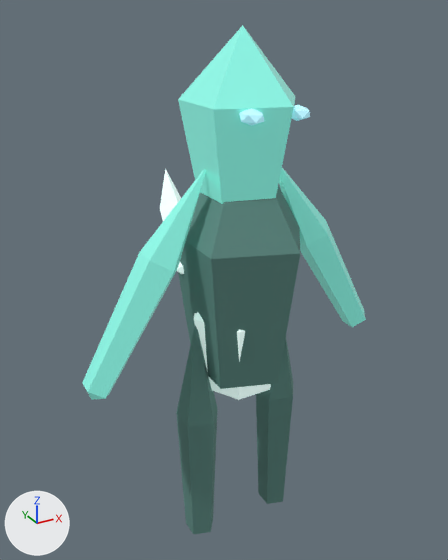
One commit to the glTF model assets/models/glb/deep-fracture-creature-Shardling-spirit.glb: the scene before it, then after it.
Both versions are drawn from a camera (50 mm lens) standing at (-1.052, -1.792, 2.0) and looking at (0.015, 0.147, 1.03). Lighting does not change. The marker at lower left points along +X, +Y and +Z. The first picture is the older version.

Before the edit, the objects in view are built like this:
```python
ob_arm_l = bpy.data.objects.new('arm-l', me_arm_l)
ob_arm_l.location = (-0.364, 0.0, 1.149)
ob_arm_r = bpy.data.objects.new('arm-r', me_arm_r)
ob_arm_r.location = (0.368, 0.0, 1.149)
ob_back_spine_left = bpy.data.objects.new('back-spine-left', me_back_spine_left)
ob_back_spine_left.location = (-0.134, 0.277, 1.252)
ob_head = bpy.data.objects.new('head', me_head)
ob_head.location = (0.02, 0.0, 1.672)
ob_locomotion_core = bpy.data.objects.new('locomotion-core', me_locomotion_core)
ob_locomotion_core.location = (0.0, 0.0, 0.923)
ob_runner_l = bpy.data.objects.new('runner-l', me_runner_l)
ob_runner_l.location = (-0.172, 0.0, 0.467)
ob_runner_r = bpy.data.objects.new('runner-r', me_runner_r)
ob_runner_r.location = (0.188, 0.0, 0.467)
ob_torso = bpy.data.objects.new('torso', me_torso)
ob_torso.location = (0.028, 0.0, 1.174)
```
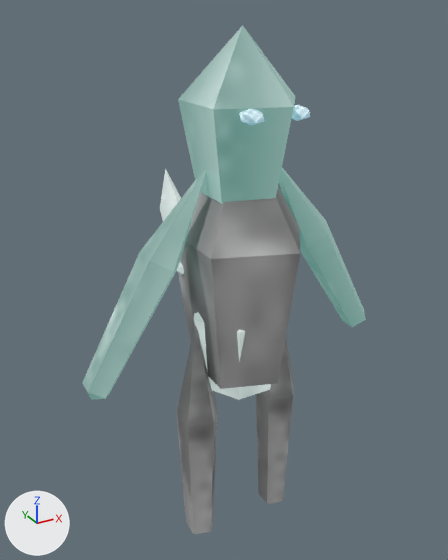
Changed parts and their boxes [x1, y1, x2, y2] in the pictures (448 x 560 px):
'torso', recoloured (cyan to grey): [178, 186, 300, 389] in both
'head', recoloured: [178, 25, 295, 204] in both
'arm-l', recoloured: [82, 168, 206, 400] in both
'runner-l', recoloured (cyan to grey): [176, 326, 217, 534] in both
'arm-r', recoloured: [279, 168, 366, 327] in both
'runner-r', recoloured (cyan to grey): [256, 338, 293, 504] in both
'back-spine-left', recoloured (pale green to white): [160, 169, 184, 274] in both

What changed in the scene script:
```text
Change me_torso:
    where me_torso.from_pydata(...)  # 12 vertices, 20 faces; spans x -0.226..0.226, y -0.251..0.251, z -0.484..0.484
    remove me_torso.materials.append(mat_export_source_001)  # cyan #5f8d85
    add me_torso.materials.append(mat_export_source_001_carapace)  # picture img_47c10eca8ccae7da
Change me_head:
    where me_head.from_pydata(...)  # 12 vertices, 20 faces; spans x -0.19..0.19, y -0.2..0.2, z -0.277..0.277
    remove me_head.materials.append(mat_export_source_002)  # cyan #8bf6e5, glowing cyan #447d74
    add me_head.materials.append(mat_export_source_002_carapace)  # picture img_47c10eca8ccae7da, glowing cyan #447d74
Change me_arm_l:
    where me_arm_l.from_pydata(...)  # 12 vertices, 20 faces; spans x -0.24..0.24, y -0.071..0.071, z -0.384..0.384
    remove me_arm_l.materials.append(mat_export_source_002)  # cyan #8bf6e5, glowing cyan #447d74
    add me_arm_l.materials.append(mat_export_source_002_carapace)  # picture img_47c10eca8ccae7da, glowing cyan #447d74
Change me_arm_r:
    where me_arm_r.from_pydata(...)  # 12 vertices, 20 faces; spans x -0.244..0.244, y -0.071..0.071, z -0.384..0.384
    remove me_arm_r.materials.append(mat_export_source_002)  # cyan #8bf6e5, glowing cyan #447d74
    add me_arm_r.materials.append(mat_export_source_002_carapace)  # picture img_47c10eca8ccae7da, glowing cyan #447d74
Change me_runner_l:
    where me_runner_l.from_pydata(...)  # 12 vertices, 20 faces; spans x -0.077..0.077, y -0.081..0.081, z -0.507..0.507
    remove me_runner_l.materials.append(mat_export_source_001)  # cyan #5f8d85
    add me_runner_l.materials.append(mat_export_source_001_carapace)  # picture img_47c10eca8ccae7da
Change me_runner_r:
    where me_runner_r.from_pydata(...)  # 12 vertices, 20 faces; spans x -0.077..0.077, y -0.081..0.081, z -0.507..0.507
    remove me_runner_r.materials.append(mat_export_source_001)  # cyan #5f8d85
    add me_runner_r.materials.append(mat_export_source_001_carapace)  # picture img_47c10eca8ccae7da
Change me_back_spine_left:
    where me_back_spine_left.from_pydata(...)  # 10 vertices, 16 faces; spans x -0.075..0.075, y -0.204..0.204, z -0.156..0.156
    remove me_back_spine_left.materials.append(mat_export_source)  # pale green #e4fcf7, glowing grey #96a6a3
    add me_back_spine_left.materials.append(mat_export_source_carapace)  # picture img_47c10eca8ccae7da, glowing grey #96a6a3
```
